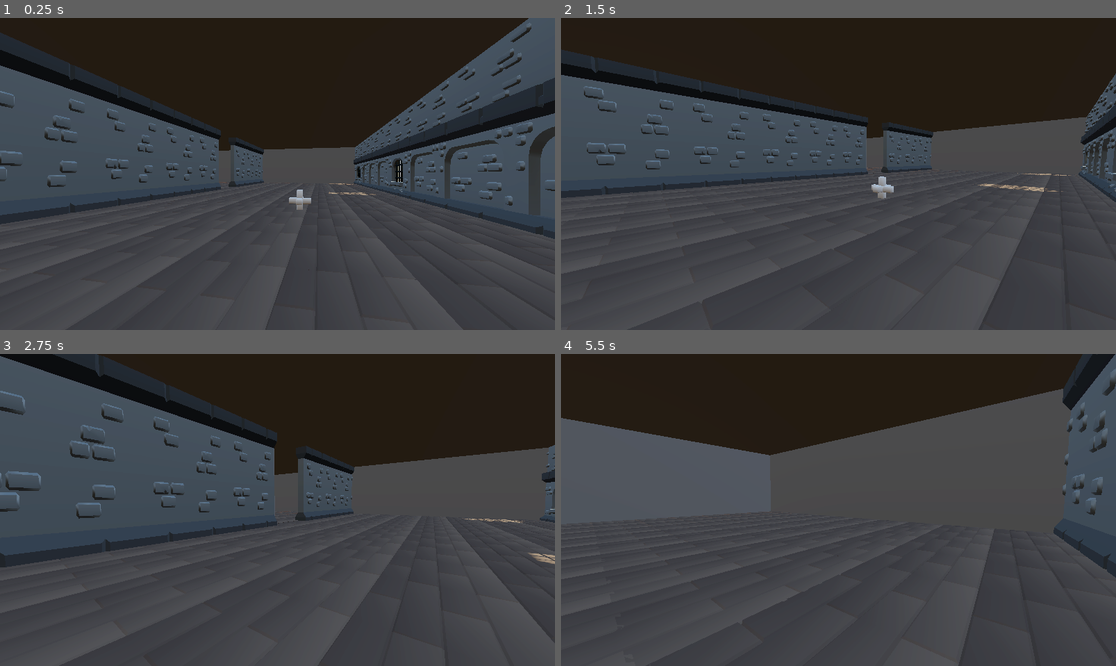
Above: before the commit, frames 1-4 (two rows, left to right).
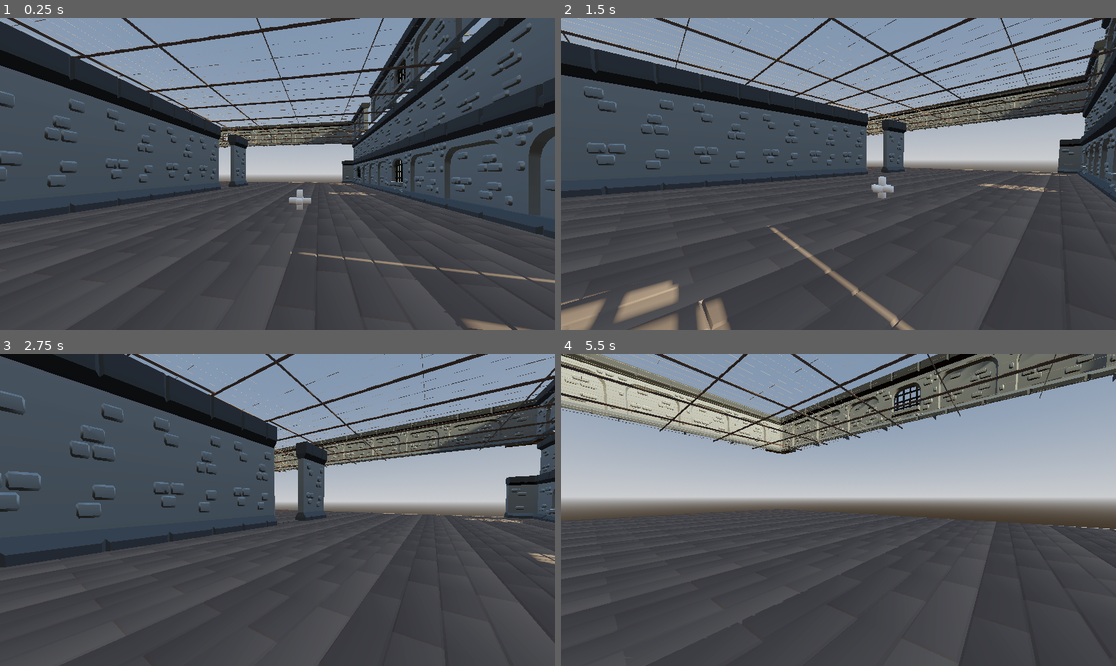
Above: after the commit, the same moments.

Repository: XIIGauge/tabakovic-adis-attemption.z
Game: Godot game, scene res://scenes/levels/level_01.tscn
Two runs of this game, one before a commit and one after it. Both use one fixed random seed, a clock stepped at 60 frames per second and the inputs below.
Inputs (mouse positions are in pixels of both pictures, inside the frame that each line leads up to):
- Up to frame 1 (0.25 s): no input
- Up to frame 2 (1.5 s): tap Enter (ui_accept) at 0.5, 0.77 s; move the mouse to (960, 158) at 0.52 s; hold Right (ui_right) 0.53-1.28 s; click (960, 158) at 0.67 s; move the mouse to (810, 174) at 1.27 s; hold Up (ui_up) from 1.28 s (still down)
- Up to frame 3 (2.75 s): keep holding Up (ui_up); tap Enter (ui_accept) at 1.52 s; move the mouse to (288, 503) at 2.02 s
- Up to frame 4 (5.5 s): keep holding Up (ui_up); move the mouse to (832, 516) at 2.77 s; click (832, 516) at 2.92 s; tap Enter (ui_accept) at 3.02, 3.77, 4.52 s; move the mouse to (877, 513) at 3.52 s; move the mouse to (794, 506) at 4.27 s; move the mouse to (844, 510) at 5.02 s; click (844, 510) at 5.17 s

The runs differ from the first frame. In frame 1, 24% of the frame differs, in the area x 0-100%, y 0-100%; in frame 2, 31%; in frame 3, 25%; in frame 4, 49%, in the area x 0-100%, y 0-80%.

Commit message:
added second floor walls

Diff:
--- a/scenes/levels/level_01.tscn
+++ b/scenes/levels/level_01.tscn
@@ -6,6 +6,8 @@
 [ext_resource type="PackedScene" uid="uid://bka44nic843f" path="res://assets/dungeon_assets/building/wall.glb" id="4_1ey3t"]
 [ext_resource type="PackedScene" uid="uid://5pxpmwto2xo6" path="res://assets/dungeon_assets/building/wall_archedwindow_gated.glb" id="5_t0hvh"]
 [ext_resource type="PackedScene" uid="uid://bln84r84cy6oi" path="res://assets/dungeon_assets/building/wall_arched.glb" id="6_kfebt"]
+[ext_resource type="PackedScene" uid="uid://dxj2ou1utnwb2" path="res://assets/dungeon_assets/building/ceiling.glb" id="7_t0hvh"]
+[ext_resource type="PackedScene" uid="uid://dge7b2qrogoum" path="res://assets/dungeon_assets/building/wall_corner.glb" id="8_kfebt"]
 
 [sub_resource type="ProceduralSkyMaterial" id="ProceduralSkyMaterial_m802k"]
 sky_horizon_color = Color(0.66224277, 0.6717428, 0.6867428, 1)
@@ -37,55 +39,6 @@
 transform = Transform3D(1, 0, 0, 0, 1, 0, 0, 0, 1, 0, -0.48740292, 0)
 size = Vector3(50, 1, 50)
 
-[node name="Building1Floor2" type="CSGBox3D" parent="Building1" unique_id=1384587114]
-transform = Transform3D(1, 0, 0, 0, 1, 0, 0, 0, 1, -0.02040863, 6.6583385, 3.3024445)
-size = Vector3(41.95894, 1, 40.13974)
-
-[node name="F2CutThrough" type="CSGBox3D" parent="Building1/Building1Floor2" unique_id=1284942755]
-transform = Transform3D(1, 0, 0, 0, 1, 0, 0, 0, 1, -1.4150717, -0.16912222, 0.35020876)
-operation = 2
-size = Vector3(6.490265, 2.0585327, 3.1119232)
-
-[node name="Building1Ceiling" type="CSGBox3D" parent="Building1" unique_id=401398567]
-transform = Transform3D(1, 0, 0, 0, 1, 0, 0, 0, 1, 0.101924896, 16.830208, 6.6689453)
-size = Vector3(41.65641, 0.94433594, 33.40674)
-
-[node name="Building1Wall1" type="CSGBox3D" parent="Building1" unique_id=816688090]
-transform = Transform3D(1, 0, 0, 0, 1, 0, 0, 0, 1, 0, 8.6737385, 22.7808)
-size = Vector3(40, 17.3, 1)
-
-[node name="Building1Wall2" type="CSGBox3D" parent="Building1" unique_id=1169218740]
-transform = Transform3D(-4.371139e-08, 0, 1, 0, 1, 0, -1, 0, -4.371139e-08, -20.482319, 8.697664, 3.314808)
-size = Vector3(40.049, 17.3, 1)
-
-[node name="Building1Wall4" type="CSGBox3D" parent="Building1" unique_id=420925320]
-transform = Transform3D(1.3113416e-07, 0, -1, 0, 1, 0, 1, 0, 1.3113416e-07, 20.52248, 8.693697, 3.3524761)
-size = Vector3(40.198, 17.3, 1)
-
-[node name="CSGCylinder3D" type="CSGCylinder3D" parent="Building1/Building1Wall4" unique_id=708041360]
-transform = Transform3D(1, -1.3113416e-07, 1.3113416e-07, 1.3113416e-07, -4.371139e-08, -1, 1.3113416e-07, 1, -4.371137e-08, 0.41036868, -6.085314, 0.0023345947)
-operation = 2
-radius = 0.7158203
-sides = 24
-
-[node name="CSGCylinder3D2" type="CSGCylinder3D" parent="Building1/Building1Wall4" unique_id=648105740]
-transform = Transform3D(1, -1.3113416e-07, 1.3113416e-07, 1.3113416e-07, -4.371139e-08, -1, 1.3113416e-07, 1, -4.371137e-08, 4.410369, -6.085314, 0.0023403168)
-operation = 2
-radius = 0.7158203
-sides = 24
-
-[node name="CSGCylinder3D3" type="CSGCylinder3D" parent="Building1/Building1Wall4" unique_id=242524379]
-transform = Transform3D(1, -1.3113416e-07, 1.3113416e-07, 1.3113416e-07, -4.371139e-08, -1, 1.3113416e-07, 1, -4.371137e-08, 8.410369, -6.085314, 0.0023384094)
-operation = 2
-radius = 0.7158203
-sides = 24
-
-[node name="CSGCylinder3D4" type="CSGCylinder3D" parent="Building1/Building1Wall4" unique_id=1365792920]
-transform = Transform3D(1, -1.3113416e-07, 1.3113416e-07, 1.3113416e-07, -4.371139e-08, -1, 1.3113416e-07, 1, -4.371137e-08, 12.410369, -6.085314, 0.0023384094)
-operation = 2
-radius = 0.7158203
-sides = 24
-
 [node name="Stairs" type="CSGPolygon3D" parent="Building1" unique_id=469753015]
 transform = Transform3D(1, 0, 0, 0, 1, 0, 0, 0, 1, 5.4382334, -1.2703208, 5.1650925)
 polygon = PackedVector2Array(-10.1171, 0.3162955, -10.017897, 8.447425, 0.7556796, 0.23398685)
@@ -948,12 +901,15 @@
 
 [node name="wall10" parent="Building1WallNodes" unique_id=1908871883 instance=ExtResource("4_1ey3t")]
 transform = Transform3D(1, 0, 0, 0, 1.625173, 0, 0, 0, 1, -13.325412, 0.0125927925, 0.46592522)
+visible = false
 
 [node name="wall11" parent="Building1WallNodes" unique_id=356322254 instance=ExtResource("4_1ey3t")]
 transform = Transform3D(1, 0, 0, 0, 1.625173, 0, 0, 0, 1, -17.229538, 0.0125927925, 0.46592522)
+visible = false
 
 [node name="wall12" parent="Building1WallNodes" unique_id=711942121 instance=ExtResource("4_1ey3t")]
 transform = Transform3D(1, 0, 0, 0, 1.625173, 0, 0, 0, 1, -21.199842, 0.0125927925, 0.46592522)
+visible = false
 
 [node name="wall8" parent="Building1WallNodes" unique_id=1436559750 instance=ExtResource("4_1ey3t")]
 transform = Transform3D(1, 0, 0, 0, 0.8448454, 0, 0, 0, 0.96290517, 18.104446, 3.5146222, -15.963233)
@@ -992,34 +948,34 @@
 transform = Transform3D(1, 0, 0, 0, 1, 0, 0, 0, 1, -1.3930281, 0.052801132, -15.949278)
 
 [node name="wall_archedwindow_gated4" parent="." unique_id=1308173732 instance=ExtResource("5_t0hvh")]
-transform = Transform3D(1, 0, 0, 0, 1, 0, 0, 0, 1, 18.058289, 0.052801132, -15.949278)
+transform = Transform3D(1.2788523, 0, 0, 0, 1, 0, 0, 0, 1, 14.769202, 0.052801132, -15.949278)
 
 [node name="wall_archedwindow_gated3" parent="." unique_id=1357580584 instance=ExtResource("5_t0hvh")]
 transform = Transform3D(1.4643787, 0, 0, 0, 1, 0, 0, 0, 1, -17.180325, 0.052801132, -15.949278)
 
 [node name="wall_archedwindow_gated5" parent="." unique_id=1869883372 instance=ExtResource("5_t0hvh")]
-transform = Transform3D(1, 0, 0, 0, 1, 0, 0, 0, 1, 9.74552, 7.1847014, -15.949278)
+transform = Transform3D(1, 0, 0, 0, 1, 0, 0, 0, 1, 11.014137, 7.1847014, -15.949278)
+
+[node name="wall_archedwindow_gated6" parent="." unique_id=586550592 instance=ExtResource("5_t0hvh")]
+transform = Transform3D(1, 0, 0, 0, 1, 0, 0, 0, 1, 7.965273, 7.1847014, 24.478863)
 
 [node name="wall_archedwindow_gated7" parent="." unique_id=503438590 instance=ExtResource("5_t0hvh")]
-transform = Transform3D(1, 0, 0, 0, 1, 0, 0, 0, 1, -2.1179175, 7.197067, -15.949278)
-
-[node name="wall_arched2" parent="." unique_id=564505140 instance=ExtResource("6_kfebt")]
-transform = Transform3D(1, 0, 0, 0, 1, 0, 0, 0, 1, 14.09948, 0.051292896, -15.953505)
-
-[node name="wall_arched9" parent="." unique_id=148320774 instance=ExtResource("6_kfebt")]
-transform = Transform3D(1.0708877, 0, 0, 0, 1, 0, 0, 0, 1, 17.839088, 7.19815, -15.953505)
+transform = Transform3D(1, 0, 0, 0, 1, 0, 0, 0, 1, -0.9176612, 7.197067, -15.949278)
+
+[node name="wall_archedwindow_gated8" parent="." unique_id=272163599 instance=ExtResource("5_t0hvh")]
+transform = Transform3D(-4.371139e-08, 0, 1, 0, 1, 0, -1, 0, -4.371139e-08, -23.114992, 7.197067, 8.694718)
 
 [node name="wall_arched10" parent="." unique_id=1827489452 instance=ExtResource("6_kfebt")]
-transform = Transform3D(1, 0, 0, 0, 1, 0, 0, 0, 1, 13.735458, 7.19815, -15.953505)
+transform = Transform3D(1, 0, 0, 0, 1, 0, 0, 0, 1, 15.03093, 7.19815, -15.953505)
 
 [node name="wall_arched11" parent="." unique_id=991394306 instance=ExtResource("6_kfebt")]
-transform = Transform3D(1, 0, 0, 0, 1, 0, 0, 0, 1, 5.7791605, 7.19815, -15.953505)
+transform = Transform3D(1, 0, 0, 0, 1, 0, 0, 0, 1, 6.979417, 7.19815, -15.953505)
 
 [node name="wall_arched12" parent="." unique_id=1921129233 instance=ExtResource("6_kfebt")]
-transform = Transform3D(1, 0, 0, 0, 1, 0, 0, 0, 1, 1.8059835, 7.19815, -15.953505)
+transform = Transform3D(1, 0, 0, 0, 1, 0, 0, 0, 1, 3.00624, 7.19815, -15.953505)
 
 [node name="wall_arched13" parent="." unique_id=1477772489 instance=ExtResource("6_kfebt")]
-transform = Transform3D(1.3033527, 0, 0, 0, 1, 0, 0, 0, 1, -6.5724826, 7.19815, -15.953505)
+transform = Transform3D(1.5751582, 0, 0, 0, 1, 0, 0, 0, 1, -6.142201, 7.19815, -15.953505)
 
 [node name="wall_arched14" parent="." unique_id=705064322 instance=ExtResource("6_kfebt")]
 transform = Transform3D(1, 0, 0, 0, 1, 0, 0, 0, 1, -15.158836, 7.19815, -15.953505)
@@ -1027,6 +983,81 @@
 [node name="wall_arched15" parent="." unique_id=1696890062 instance=ExtResource("6_kfebt")]
 transform = Transform3D(1, 0, 0, 0, 1, 0, 0, 0, 1, -19.153622, 7.19815, -15.953505)
 
+[node name="wall_arched16" parent="." unique_id=1327086146 instance=ExtResource("6_kfebt")]
+transform = Transform3D(1, 0, 0, 0, 1, 0, 0, 0, 1, 15.752195, 7.19815, 24.473574)
+
+[node name="wall_arched17" parent="." unique_id=1655722313 instance=ExtResource("6_kfebt")]
+transform = Transform3D(1, 0, 0, 0, 1, 0, 0, 0, 1, 11.952155, 7.19815, 24.473574)
+
+[node name="wall_arched18" parent="." unique_id=1858868394 instance=ExtResource("6_kfebt")]
+transform = Transform3D(1, 0, 0, 0, 1, 0, 0, 0, 1, 3.957387, 7.19815, 24.473574)
+
+[node name="wall_arched19" parent="." unique_id=1673851902 instance=ExtResource("6_kfebt")]
+transform = Transform3D(1.5751582, 0, 0, 0, 1, 0, 0, 0, 1, -1.1373544, 7.19815, 24.473574)
+
+[node name="wall_arched20" parent="." unique_id=65471621 instance=ExtResource("6_kfebt")]
+transform = Transform3D(1, 0, 0, 0, 1, 0, 0, 0, 1, -15.158836, 7.19815, 24.473574)
+
+[node name="wall_arched21" parent="." unique_id=1845473304 instance=ExtResource("6_kfebt")]
+transform = Transform3D(1, 0, 0, 0, 1, 0, 0, 0, 1, -19.153622, 7.19815, 24.473574)
+
+[node name="wall_arched22" parent="." unique_id=20135294 instance=ExtResource("6_kfebt")]
+transform = Transform3D(1.2560842, 0, 0, 0, 1, 0, 0, 0, 1, -6.664818, 7.19815, 24.473574)
+
+[node name="wall_arched23" parent="." unique_id=720783104 instance=ExtResource("6_kfebt")]
+transform = Transform3D(1, 0, 0, 0, 1, 0, 0, 0, 1, -11.175621, 7.19815, 24.473574)
+
+[node name="wall_arched24" parent="." unique_id=739404884 instance=ExtResource("6_kfebt")]
+transform = Transform3D(-4.371139e-08, 0, 1, 0, 1, 0, -1, 0, -4.371139e-08, -23.110727, 7.19815, 16.489605)
+
+[node name="wall_arched25" parent="." unique_id=1665122362 instance=ExtResource("6_kfebt")]
+transform = Transform3D(-4.371139e-08, 0, 1, 0, 1, 0, -1, 0, -4.371139e-08, -23.110727, 7.19815, 20.48439)
+
+[node name="wall_arched26" parent="." unique_id=1937014882 instance=ExtResource("6_kfebt")]
+transform = Transform3D(-4.371139e-08, 0, 1, 0, 1, 0, -1, 0, -4.371139e-08, -23.110727, 7.19815, 12.50639)
+
+[node name="wall_arched27" parent="." unique_id=1494764039 instance=ExtResource("6_kfebt")]
+transform = Transform3D(-4.371139e-08, 0, 1, 0, 1, 0, -1, 0, -4.371139e-08, -23.110727, 7.19815, 0.8346081)
+
+[node name="wall_arched28" parent="." unique_id=1869628613 instance=ExtResource("6_kfebt")]
+transform = Transform3D(-4.371139e-08, 0, 1, 0, 1, 0, -1, 0, -4.371139e-08, -23.110727, 7.19815, 4.8293934)
+
+[node name="wall_arched29" parent="." unique_id=222001693 instance=ExtResource("6_kfebt")]
+transform = Transform3D(-4.371139e-08, 0, 1, 0, 1, 0, -1, 0, -4.371139e-08, -23.110727, 7.19815, -3.1486073)
+
+[node name="wall_arched30" parent="." unique_id=1837155900 instance=ExtResource("6_kfebt")]
+transform = Transform3D(-4.371139e-08, 0, 1, 0, 1, 0, -1, 0, -4.371139e-08, -23.110727, 7.19815, -7.024521)
+
+[node name="wall_arched32" parent="." unique_id=198576409 instance=ExtResource("6_kfebt")]
+transform = Transform3D(-4.371139e-08, 0, 1, 0, 1, 0, -1, 0, -4.371139e-08, 19.53303, 7.19815, -4.160317)
+
+[node name="wall_arched33" parent="." unique_id=1579111695 instance=ExtResource("6_kfebt")]
+transform = Transform3D(-4.371139e-08, 0, 1, 0, 1, 0, -1, 0, -4.371139e-08, 19.53303, 7.19815, -0.16553164)
+
+[node name="wall_arched34" parent="." unique_id=1201658276 instance=ExtResource("6_kfebt")]
+transform = Transform3D(-4.371139e-08, 0, 1, 0, 1, 0, -1, 0, -4.371139e-08, 19.53303, 7.19815, -8.143533)
+
+[node name="wall_arched35" parent="." unique_id=1079003849 instance=ExtResource("6_kfebt")]
+transform = Transform3D(-4.371139e-08, 0, 1, 0, 1, 0, -1, 0, -4.371139e-08, 19.53303, 7.19815, -12.019446)
+
+[node name="wall_arched36" parent="." unique_id=1465502898 instance=ExtResource("6_kfebt")]
+transform = Transform3D(-4.371139e-08, 0, 1, 0, 1, 0, -1, 0, -4.371139e-08, 19.53303, 7.19815, 11.669597)
+
+[node name="wall_arched37" parent="." unique_id=1257216800 instance=ExtResource("6_kfebt")]
+transform = Transform3D(-4.371139e-08, 0, 1, 0, 1, 0, -1, 0, -4.371139e-08, 19.53303, 7.19815, 15.664382)
+
+[node name="wall_arched40" parent="." unique_id=1342487338 instance=ExtResource("6_kfebt")]
+transform = Transform3D(-5.296511e-08, 0, 1, 0, 1, 0, -1.2117004, 0, -4.371139e-08, 19.53303, 7.19815, 20.057781)
+
+[node name="wall_arched38" parent="." unique_id=200709685 instance=ExtResource("6_kfebt")]
+transform = Transform3D(-4.371139e-08, 0, 1, 0, 1, 0, -1, 0, -4.371139e-08, 19.53303, 7.19815, 7.6863804)
+
+[node name="wall_arched39" parent="." unique_id=889524104 instance=ExtResource("6_kfebt")]
+transform = Transform3D(-4.371139e-08, 0, 1, 0, 1, 0, -1, 0, -4.371139e-08, 19.53303, 7.19815, 3.8104668)
+
+[node name="wall_arched31" parent="." unique_id=463159857 instance=ExtResource("6_kfebt")]
+transform = Transform3D(-5.6121113e-08, 0, 1, 0, 1, 0, -1.2839013, 0, -4.371139e-08, -23.110727, 7.19815, -11.489166)
+
 [node name="wall_arched3" parent="." unique_id=977397197 instance=ExtResource("6_kfebt")]
 transform = Transform3D(1, 0, 0, 0, 1, 0, 0, 0, 1, 10.14926, 0.051292896, -15.953505)
 
@@ -1044,3 +1075,25 @@
 
 [node name="wall_arched8" parent="." unique_id=818135941 instance=ExtResource("6_kfebt")]
 transform = Transform3D(0.9148908, 0, 0, 0, 1, 0, 0, 0, 1, -12.4216585, 0.051292896, -15.953505)
+
+[node name="ceiling" parent="." unique_id=2109295505 instance=ExtResource("7_t0hvh")]
+transform = Transform3D(10.94242, 0, 0, 0, 1, 0, 0, 0, 10.2117, -1.5827036, 17.610344, 4.003557)
+visible = false
+
+[node name="wall_corner2" parent="." unique_id=1021071659 instance=ExtResource("8_kfebt")]
+transform = Transform3D(-4.371139e-08, 0, 1.2811155, 0, 0.96855694, 0, -1, 0, -5.599934e-08, -22.119642, 0.14663613, -15.94814)
+
+[node name="wall_corner3" parent="." unique_id=657333670 instance=ExtResource("8_kfebt")]
+transform = Transform3D(1.2673737, 0, 3.5527137e-15, 0, 0.96855706, 0, 4.5026154e-15, 0, 1.2811155, 19.631182, 0.045478463, -16.10529)
+
+[node name="wall_corner4" parent="." unique_id=1501977601 instance=ExtResource("8_kfebt")]
+transform = Transform3D(1.2673737, 0, 2.8055756e-15, 0, 1.0074065, 0, 4.5026154e-15, 0, 1.0116961, 19.557755, 7.192803, -15.952265)
+
+[node name="wall_corner5" parent="." unique_id=636313436 instance=ExtResource("8_kfebt")]
+transform = Transform3D(-4.434983e-08, 0, 1.0116961, 0, 1.0074065, 0, -1.0146059, 0, -4.4222645e-08, -23.12681, 7.192803, -15.952265)
+
+[node name="wall_corner6" parent="." unique_id=187621226 instance=ExtResource("8_kfebt")]
+transform = Transform3D(-1.0146059, 0, -8.844529e-08, 0, 1.0074066, 0, 8.8699665e-08, 0, -1.0116962, -23.12681, 7.192803, 24.467869)
+
+[node name="wall_corner7" parent="." unique_id=1000014434 instance=ExtResource("8_kfebt")]
+transform = Transform3D(1.330495e-07, 0, -1.0116962, 0, 1.0074065, 0, 1.0146058, 0, 1.3266792e-07, 19.540926, 7.192803, 24.467869)
